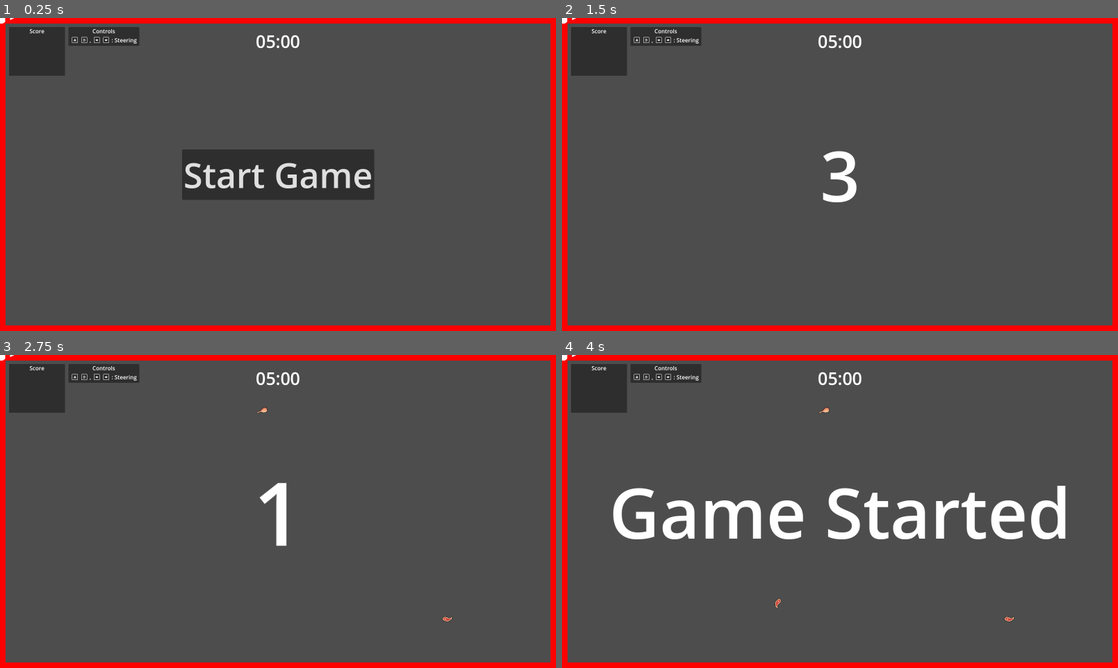
Above: before the commit, frames 1-4 (two rows, left to right).
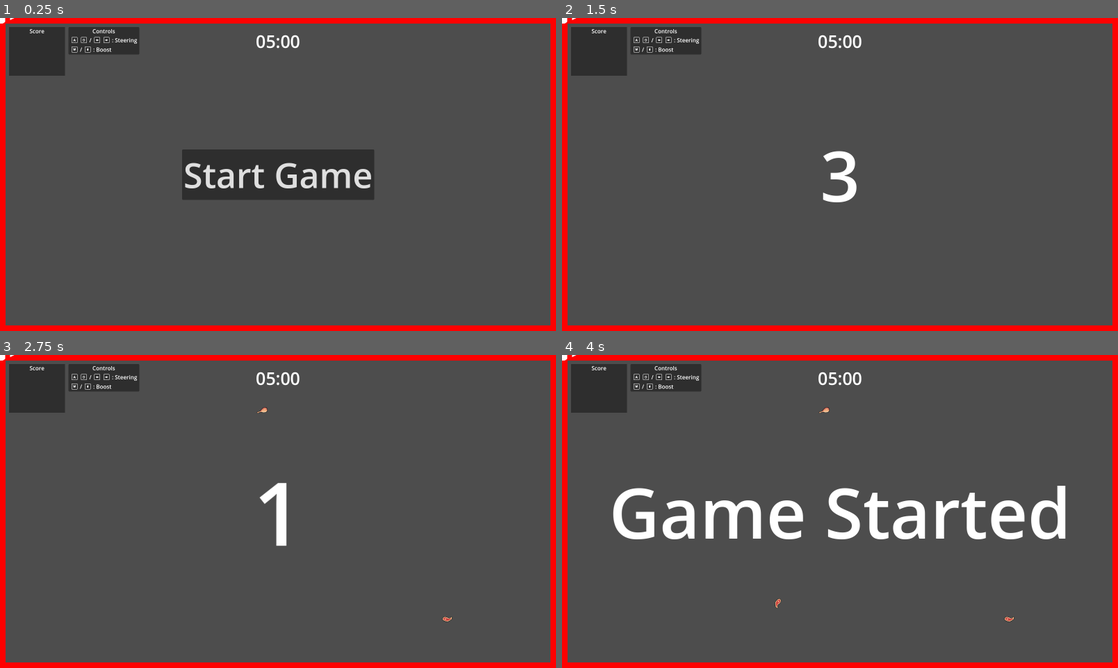
Above: after the commit, the same moments.

Repository: Ozymandias1/godot_snake_game
Game: Godot game, scene res://Scenes/Templates/game_level.tscn
Two runs of this game, one before a commit and one after it. Both use one fixed random seed, a clock stepped at 60 frames per second and the inputs below. This scene is started directly instead of the project's main scene.
Inputs (mouse positions are in pixels of both pictures, inside the frame that each line leads up to):
- Up to frame 1 (0.25 s): no input
- Up to frame 2 (1.5 s): click "Start Game" at 0.5 s; tap Enter at 1.25 s; move the mouse to (962, 158) at 1.27 s; hold D (Steer Right) from 1.28 s (still down); hold W (Boost) from 1.28 s (still down); click (962, 158) at 1.42 s
- Up to frame 3 (2.75 s): move the mouse to (166, 527) at 2.02 s; release D (Steer Right) at 2.03 s; release W (Boost) at 2.03 s; hold A (Steer Left) from 2.03 s (still down); tap W (Boost) at 2.1 s
- Up to frame 4 (4 s): move the mouse to (895, 442) at 2.77 s; release A (Steer Left) at 2.78 s; hold W (Boost) 2.78-3.53 s; hold D (Steer Right) from 2.78 s (still down); tap Space at 3.5 s; move the mouse to (812, 574) at 3.52 s; tap W (Boost) at 3.6 s; click (812, 574) at 3.67 s

The runs differ from the first frame. In frame 1, 0.4% of the frame differs, in the area x 12-25%, y 6-12%; in frame 2, 0.4%; in frame 3, 0.4%; in frame 4, 0.4%.
Error in both runs: Invalid access to property or key 'name' on a base object of type 'Dictionary'. (res://Scripts/Player.gd:31)

Commit message:
부스트 키 안내 적용

Diff:
--- a/Scenes/Templates/game_level.tscn
+++ b/Scenes/Templates/game_level.tscn
@@ -9,6 +9,8 @@
 [ext_resource type="Texture2D" uid="uid://bs7a8p7nidd2u" path="res://Textures/keyboard_a_outline.svg" id="7_bwr3o"]
 [ext_resource type="Texture2D" uid="uid://c8ab6f0hkdorc" path="res://Textures/keyboard_arrow_left_outline.svg" id="8_ppmdm"]
 [ext_resource type="Texture2D" uid="uid://b0nrd8a886taq" path="res://Textures/keyboard_arrow_right_outline.svg" id="9_c8x5n"]
+[ext_resource type="Texture2D" uid="uid://gdj2ajipvrc1" path="res://Textures/keyboard_w_outline.svg" id="10_5j4el"]
+[ext_resource type="Texture2D" uid="uid://cts81l24tb7cx" path="res://Textures/keyboard_arrow_up_outline.svg" id="11_vlanv"]
 
 [sub_resource type="SceneReplicationConfig" id="SceneReplicationConfig_2gsxc"]
 properties/0/path = NodePath("LabelTimerRoot/LabelTimer:text")
@@ -159,7 +161,7 @@
 offset_left = 197.0
 offset_top = 26.0
 offset_right = 401.0
-offset_bottom = 80.0
+offset_bottom = 105.0
 
 [node name="Title" type="Label" parent="UI/Controls"]
 layout_mode = 1
@@ -199,7 +201,7 @@
 
 [node name="Label2" type="Label" parent="UI/Controls/VBoxContainer/HBoxContainer"]
 layout_mode = 2
-text = ","
+text = "/"
 
 [node name="TextureRect4" type="TextureRect" parent="UI/Controls/VBoxContainer/HBoxContainer"]
 layout_mode = 2
@@ -214,6 +216,27 @@
 [node name="Label" type="Label" parent="UI/Controls/VBoxContainer/HBoxContainer"]
 layout_mode = 2
 text = ": Steering"
+
+[node name="HBoxContainer2" type="HBoxContainer" parent="UI/Controls/VBoxContainer"]
+layout_mode = 2
+
+[node name="TextureRect2" type="TextureRect" parent="UI/Controls/VBoxContainer/HBoxContainer2"]
+layout_mode = 2
+texture = ExtResource("10_5j4el")
+expand_mode = 2
+
+[node name="Label2" type="Label" parent="UI/Controls/VBoxContainer/HBoxContainer2"]
+layout_mode = 2
+text = "/"
+
+[node name="TextureRect4" type="TextureRect" parent="UI/Controls/VBoxContainer/HBoxContainer2"]
+layout_mode = 2
+texture = ExtResource("11_vlanv")
+expand_mode = 2
+
+[node name="Label" type="Label" parent="UI/Controls/VBoxContainer/HBoxContainer2"]
+layout_mode = 2
+text = ": Boost"
 
 [node name="LabelRemainTime" type="Label" parent="UI"]
 layout_mode = 1
Not shown: 1 places in Scenes/Templates/game_level.tscn that only renumber resources
